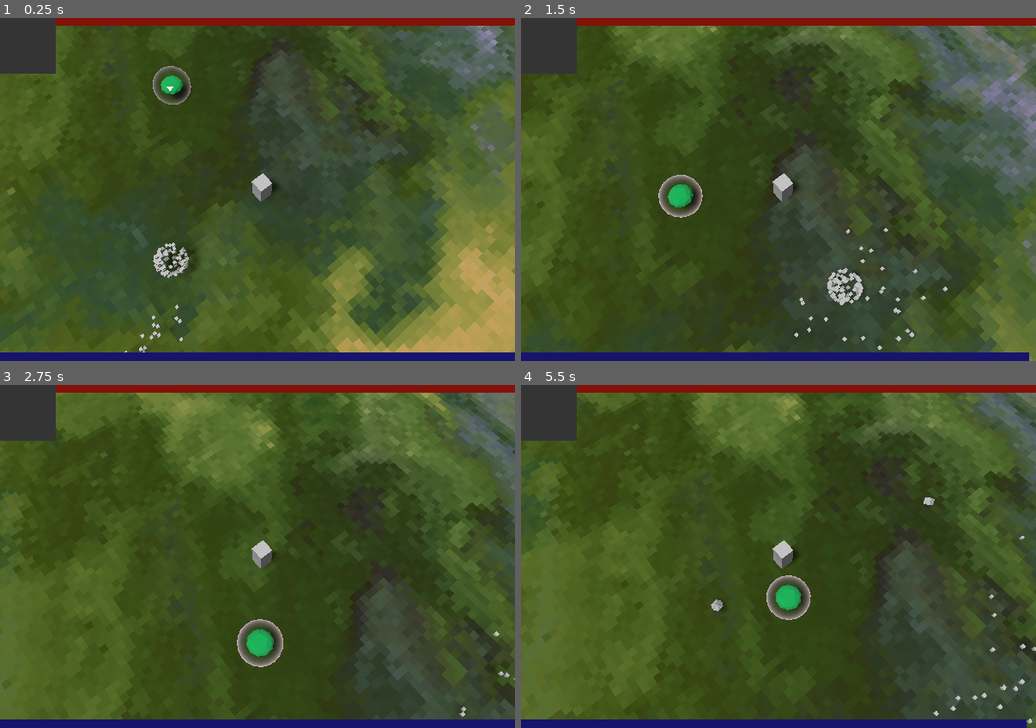
Above: before the commit, frames 1-4 (two rows, left to right).
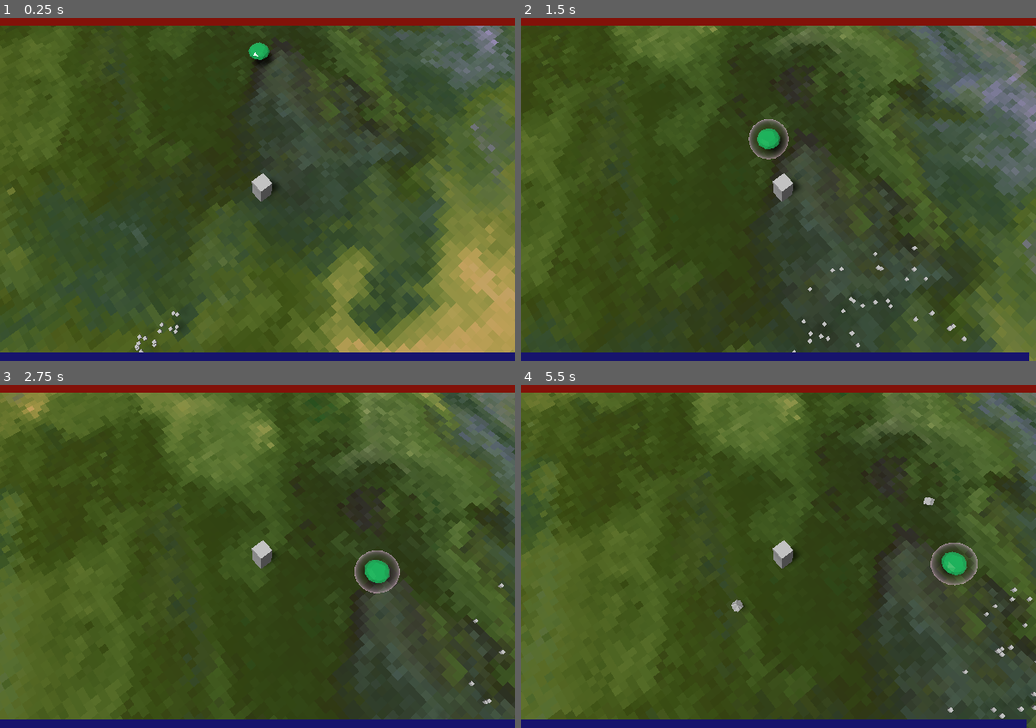
Above: after the commit, the same moments.

Repository: DominicSimone/particle-wizard
Game: Godot game, scene res://main.tscn
The game is run twice, just before and just after one commit, with the same random seed, the same clock (stepped at 60 frames per second) and the same inputs.
Inputs (mouse positions are in pixels of both pictures, inside the frame that each line leads up to):
- Up to frame 1 (0.25 s): no input
- Up to frame 2 (1.5 s): move the mouse to (752, 258) at 0.52 s; hold W (move_forward) from 0.53 s (still down); click (752, 258) at 0.67 s; move the mouse to (933, 240) at 1.27 s
- Up to frame 3 (2.75 s): move the mouse to (103, 505) at 2.02 s; release W (move_forward) at 2.03 s; hold A (move_left) from 2.03 s (still down)
- Up to frame 4 (5.5 s): move the mouse to (804, 556) at 2.77 s; click (804, 556) at 2.92 s; move the mouse to (701, 470) at 3.52 s; release A (move_left) at 3.53 s; hold S (move_backward) 3.53-4.28 s; move the mouse to (891, 539) at 4.27 s; hold D (move_right) 4.28-5.03 s; move the mouse to (675, 573) at 5.02 s; hold W (move_forward) from 5.03 s (still down); click (675, 573) at 5.17 s

The runs differ from the first frame. In frame 1, 3.2% of the frame differs, in the area x 0-53%, y 0-98%; in frame 2, 3.8%, in the area x 0-87%, y 0-98%; in frame 3, 3.3%; in frame 4, 3.6%.

Commit message:
Enemy death and some more events

Diff:
--- a/Detector.gd
+++ /dev/null
@@ -1,12 +0,0 @@
-extends Area
-
-signal player_detected
-
-func _ready() -> void:
-	if get_parent().has_method("_on_player_detection"):
-		connect("player_detected", get_parent(), "_on_player_detection")
-	else:
-		print("Parent does not have a detector handler")
-
-func _on_Area_body_entered(body: Node) -> void:
-	emit_signal("player_detected")
--- a/Detector.tscn
+++ b/Detector.tscn
@@ -1,6 +1,6 @@
 [gd_scene load_steps=3 format=2]
 
-[ext_resource path="res://Detector.gd" type="Script" id=1]
+[ext_resource path="res://scripts/Detector.gd" type="Script" id=1]
 
 [sub_resource type="SphereShape" id=48]
 radius = 7.5
--- a/main.tscn
+++ b/main.tscn
@@ -7,7 +7,6 @@
 [ext_resource path="res://shaders/particle.gdshader" type="Shader" id=5]
 [ext_resource path="res://scripts/ParticleEntity.gd" type="Script" id=6]
 [ext_resource path="res://scripts/MainUI.gd" type="Script" id=7]
-[ext_resource path="res://Shield.tscn" type="PackedScene" id=8]
 [ext_resource path="res://Detector.tscn" type="PackedScene" id=9]
 [ext_resource path="res://objects/gem.obj" type="ArrayMesh" id=10]
 [ext_resource path="res://scripts/ParticleCollider.gd" type="Script" id=11]
@@ -234,6 +233,7 @@
 anims/RESET = SubResource( 36 )
 
 [node name="ColorRect" type="ColorRect" parent="Control"]
+visible = false
 anchor_right = 0.108
 anchor_bottom = 0.162
 margin_right = 0.199997
@@ -244,6 +244,7 @@
 }
 
 [node name="ViewportContainer" type="ViewportContainer" parent="Control"]
+visible = false
 anchor_right = 0.108
 anchor_bottom = 0.162
 margin_right = 0.199997
@@ -255,7 +256,7 @@
 transparent_bg = true
 handle_input_locally = false
 hdr = false
-render_target_update_mode = 3
+render_target_update_mode = 0
 __meta__ = {
 "_editor_description_": ""
 }
@@ -373,6 +374,7 @@
 
 [node name="BallShader" type="Particles" parent="."]
 transform = Transform( 1, 0, 0, 0, 1, 0, 0, 0, 1, 0.37387, 1.36184, 10.1825 )
+visible = false
 layers = 3
 amount = 103
 lifetime = 5.0
@@ -384,13 +386,11 @@
 script = ExtResource( 6 )
 
 [node name="Enemy" type="Area" parent="."]
-transform = Transform( 1, 0, 0, 0, 1, 0, 0, 0, 1, -11.3508, 1.1649, 0 )
+transform = Transform( 1, 0, 0, 0, 1, 0, 0, 0, 1, -9.65013, 1.1649, -7.57665 )
 collision_layer = 2
 input_ray_pickable = false
 script = ExtResource( 3 )
 max_health = 10.0
-
-[node name="Shield" parent="Enemy" instance=ExtResource( 8 )]
 
 [node name="Detector" parent="Enemy" instance=ExtResource( 9 )]
 
--- /dev/null
+++ b/scripts/Detector.gd
@@ -0,0 +1,9 @@
+extends Area
+
+signal player_detection
+
+func _ready() -> void:
+	Util.parent_hook(self, "player_detection")
+
+func _on_Area_body_entered(body: Node) -> void:
+	emit_signal("player_detection")
--- a/scripts/Enemy.gd
+++ b/scripts/Enemy.gd
@@ -6,6 +6,7 @@
 onready var shield_scene := preload("res://Shield.tscn")
 var knowledge := EntityKnowledge.new()
 var state: State
+var active = false
 
 func _ready() -> void:
 	state = SMBuilder.get_state_machine(ai)
@@ -22,18 +23,29 @@
 	state.act(delta, knowledge)
 	change_state(EEvent.Types.TIME_DELTA, delta)
 
-func add_shield():
-	var shield = shield_scene.instance()
-	add_child(shield)
-
 func _on_Enemy_body_entered(body: Node) -> void:
-	knowledge.health_percent = health / max_health
-	health -= 1
-	change_state(EEvent.Types.ON_HIT, 1)
-	body.queue_free()
+	if active:
+		knowledge.health_percent = health / max_health
+		health -= 1
+		change_state(EEvent.Types.ON_HIT, 1)
+		body.queue_free()
+		if health <= 0:
+			call_deferred("queue_free")
 
 func _on_shield_toggle(status: bool) -> void:
 	change_state(EEvent.Types.SHIELD_TOGGLE, status)
 
 func _on_player_detection() -> void:
 	change_state(EEvent.Types.PLAYER_DETECTION, null)
+
+func _on_shield_hit() -> void:
+	change_state(EEvent.Types.SHIELD_HIT, null)
+
+# Used in state machine calls
+func add_shield():
+	var shield = shield_scene.instance()
+
+	add_child(shield)
+
+func set_active():
+	active = true
--- a/scripts/EntityManager.gd
+++ b/scripts/EntityManager.gd
@@ -41,6 +41,10 @@
 	colliderCount += 1
 	return colliderCount - 1
 
+func deregisterParticleCollider(handle: int):
+	_particleColliders.erase(handle)
+	colliderCount -= 1
+
 func registerParticleSpawner(object: Particles) -> int:
 	print("Registered particle spawner: ", object)
 	_particleSpawner[particleCount] = object
--- a/scripts/ParticleCollider.gd
+++ b/scripts/ParticleCollider.gd
@@ -3,6 +3,7 @@
 signal hit(info)
 export var size: float = 1
 var enabled: bool = true
+var handle: int
 
 func _collide(info):
 	emit_signal("hit", info)
@@ -11,6 +12,8 @@
 	var p = to_global(translation)
 	return Rect2(p.x, p.y, p.z, size if enabled else 0)
 
-# Called when the node enters the scene tree for the first time.
 func _ready() -> void:
-	EntityManager.registerParticleCollider(self)
+	handle = EntityManager.registerParticleCollider(self)
+
+func _exit_tree() -> void:
+	EntityManager.deregisterParticleCollider(handle)
--- a/scripts/Shield.gd
+++ b/scripts/Shield.gd
@@ -11,12 +11,11 @@
 var old_collision_mask = collision_mask
 
 signal shield_toggle(status)
+signal shield_hit
 
 func _ready() -> void:
-	if get_parent().has_method("_on_shield_toggle"):
-		connect("shield_toggle", get_parent(), "_on_shield_toggle")
-	else:
-		print("Parent does not have a shield handler")
+	Util.parent_hook(self, "shield_toggle")
+	Util.parent_hook(self, "shield_hit")
 
 func _process(delta: float) -> void:
 	regen_timer += delta
@@ -27,6 +26,7 @@
 
 func _on_ParticleCollider_hit(info) -> void:
 	if health > 0:
+		emit_signal("shield_hit")
 		anim.stop()
 		anim.play("Hit")
 		health -= 1
--- a/scripts/Util.gd
+++ b/scripts/Util.gd
@@ -2,3 +2,10 @@
 
 static func rand_array(array: Array):
 	return array[randi() % array.size()]
+
+static func parent_hook(object: Node, signal_name: String):
+	var method_name = "_on_" + signal_name
+	if object.get_parent().has_method(method_name):
+		object.connect(signal_name, object.get_parent(), method_name)
+	else:
+		printerr("Parent does not have a '", method_name, "' method.")
--- a/scripts/state machine/EEvent.gd
+++ b/scripts/state machine/EEvent.gd
@@ -4,5 +4,6 @@
 	ON_HIT,
 	TIME_DELTA,
 	SHIELD_TOGGLE,
+	SHIELD_HIT,
 	PLAYER_DETECTION
 }
--- a/scripts/state machine/StateMachineBuilder.gd
+++ b/scripts/state machine/StateMachineBuilder.gd
@@ -68,14 +68,22 @@
 			}
 		],
 		"activation": [
-			[CallFunc.new("add_shield")],
+			[CallFunc.new("add_shield"), CallFunc.new("set_active")],
 			{
-				"activated": []
+				"activated": [Timed.new(0)]
 			}
 		],
 		"activated": [
-			[],
-			{}
+			[Shimmy.new(3, 0.5)],
+			{
+				"stop_and_shoot": [Timed.new(10), RandomChance.new(0.1)]
+			}
+		],
+		"stop_and_shoot": [
+			[Cast.new(preload("res://PlayerShot.tscn"), 0, 1)],
+			{
+				"activated": [Timed.new(1.5)]
+			}
 		]
 	})
 
--- a/scripts/state machine/behaviors/CallFunc.gd
+++ b/scripts/state machine/behaviors/CallFunc.gd
@@ -16,7 +16,10 @@
 func act(delta: float, entityKnowledge: EntityKnowledge):
 	internal_timer += delta
 	if can_cast and internal_timer > initial_delay:
-		spatial.call(method_name)
+		if spatial.has_method(method_name):
+			spatial.call(method_name)
+		else:
+			printerr("Entity does not have method ", method_name)
 		can_cast = false
 	if delay > 0 and internal_timer > delay:
 		can_cast = true
Not shown: 1 places in main.tscn that only renumber resources
